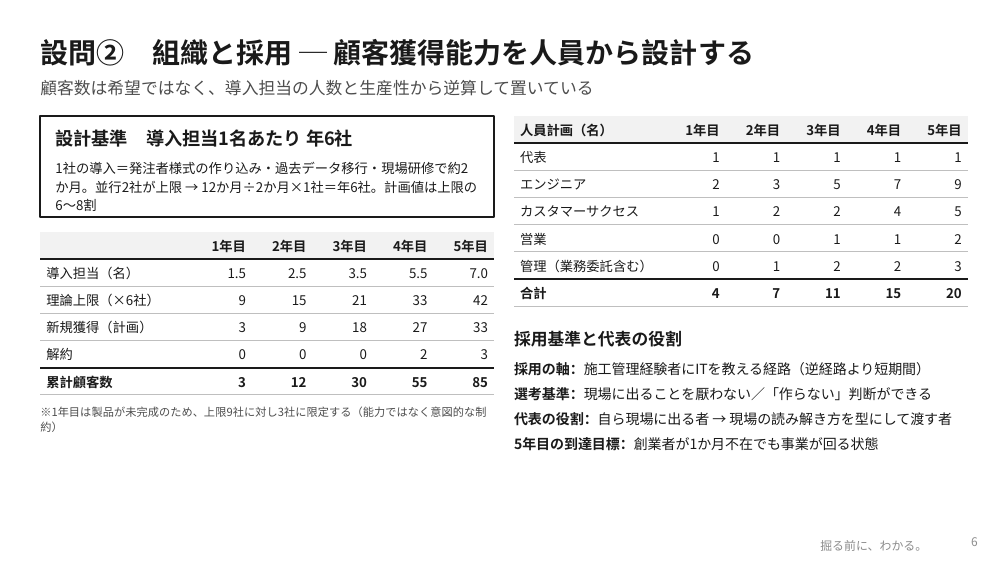
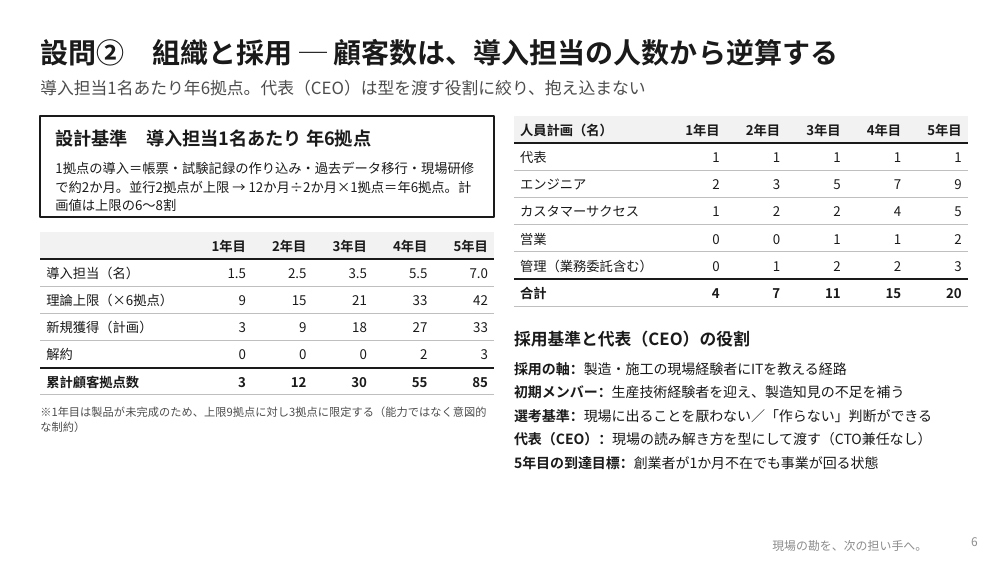
Before and after one commit to SEITOSHIKI/-ai-commute-audio-, a slide deck: slide 6 of deck/セルフマネジメント課題_事業構想プレゼン.pptx. Drawn at 1008x567 pixels with LibreOffice and Linux fonts; fonts in the diff are those of the drawing; background and template pictures are left out. Boxes give left, top, right and bottom in pixels: in the first picture for what was removed or moved away, otherwise in the second. Text is boxed around its words. In the diff, an @@ line names an element or a change of style, - is before the commit and + after.

```diff
--- a/deck/セルフマネジメント課題_事業構想プレゼン.pptx
+++ b/deck/セルフマネジメント課題_事業構想プレゼン.pptx
@@ text at [40,39,838,66]: text changed @@
-設問② 組織と採用 ─ 顧客獲得能力を人員から設計する
+設問② 組織と採用 ─ 顧客数は、導入担当の人数から逆算する
@@ text at [40,80,645,96]: text changed @@
-顧客数は希望ではなく、導入担当の人数と生産性から逆算して置いている
+導入担当1名あたり年6拠点。代表（CEO）は型を渡す役割に絞り、抱え込まない
@@ text at [55,129,371,147]: text changed @@
-設計基準 導入担当1名あたり 年6社
+設計基準 導入担当1名あたり 年6拠点
@@ text at [55,162,474,211]: text changed @@
-1社の導入＝発注者様式の作り込み・過去データ移行・現場研修で約2か月。並行2社が上限 → 12か月÷2か月×1社＝年6社。計画値は上限の6〜8割
+1拠点の導入＝帳票・試験記録の作り込み・過去データ移行・現場研修で約2か月。並行2拠点が上限 → 12か月÷2か月×1拠点＝年6拠点。計画値は上限の6〜8割
@@ table at [40,232,494,392] @@
-row 3, column 1: 理論上限（×6社）
+row 3, column 1: 理論上限（×6拠点）
-row 6, column 1: 累計顧客数
+row 6, column 1: 累計顧客拠点数
@@ text at [514,330,750,347]: text changed @@
-採用基準と代表の役割
+採用基準と代表（CEO）の役割
@@ text at [514,362,905,399]: text changed @@
-採用の軸：施工管理経験者にITを教える経路（逆経路より短期間）
+採用の軸：製造・施工の現場経験者にITを教える経路
+初期メンバー：生産技術経験者を迎え、製造知見の不足を補う
@@ text at [40,406,486,432]: text changed @@
-※1年目は製品が未完成のため、上限9社に対し3社に限定する（能力ではなく意図的な制約）
+※1年目は製品が未完成のため、上限9拠点に対し3拠点に限定する（能力ではなく意図的な制約）
@@ text at [514,409,932,470]: less space between paragraphs @@
@@ text at [514,432,932,446]: text changed @@
-代表の役割：自ら現場に出る者 → 現場の読み解き方を型にして渡す者
+代表（CEO）：現場の読み解き方を型にして渡す（CTO兼任なし）
@@ text added at [772,540,927,551], 8.5 pt, text #8C8C8C @@
+現場の勘を、次の担い手へ。
@@ text removed at [820,540,927,551] @@
-掘る前に、わかる。
```
Also in this commit, not shown: 5 other slides changed, 2 slides added, 2 slides removed, 8 other files.
